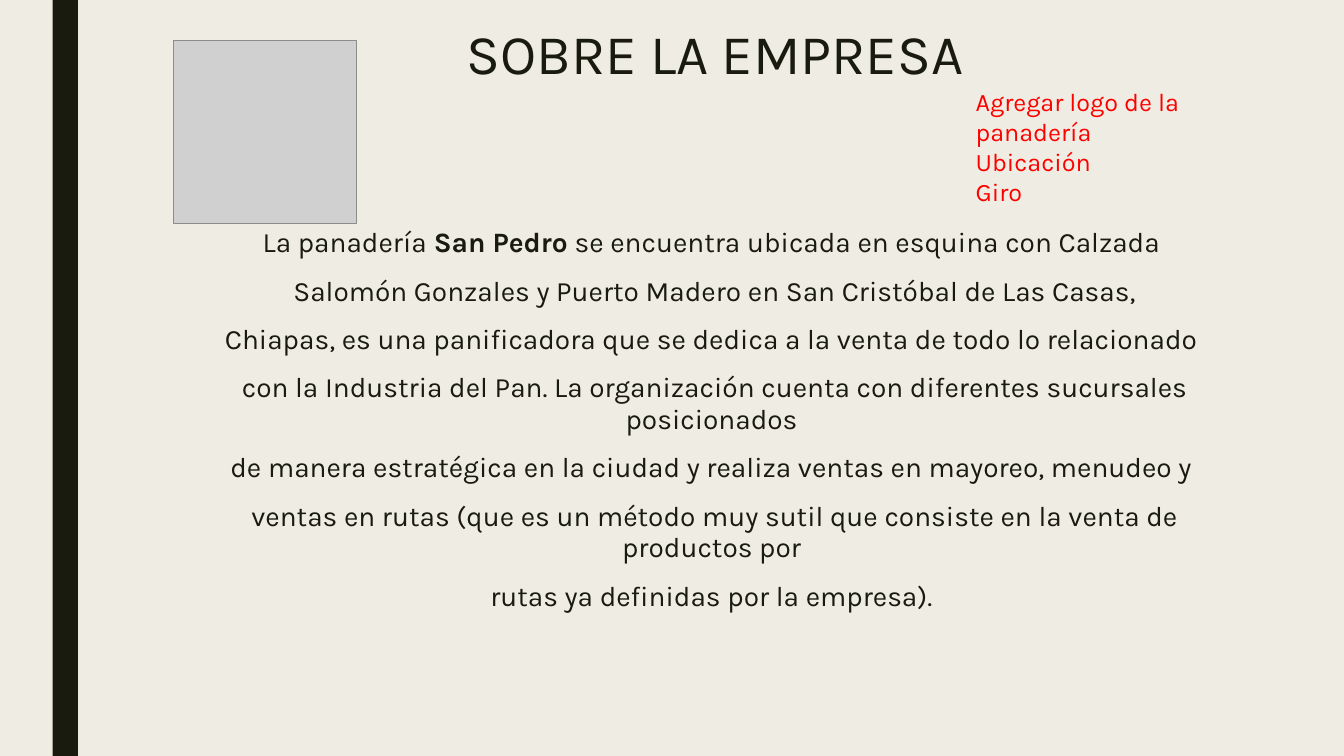
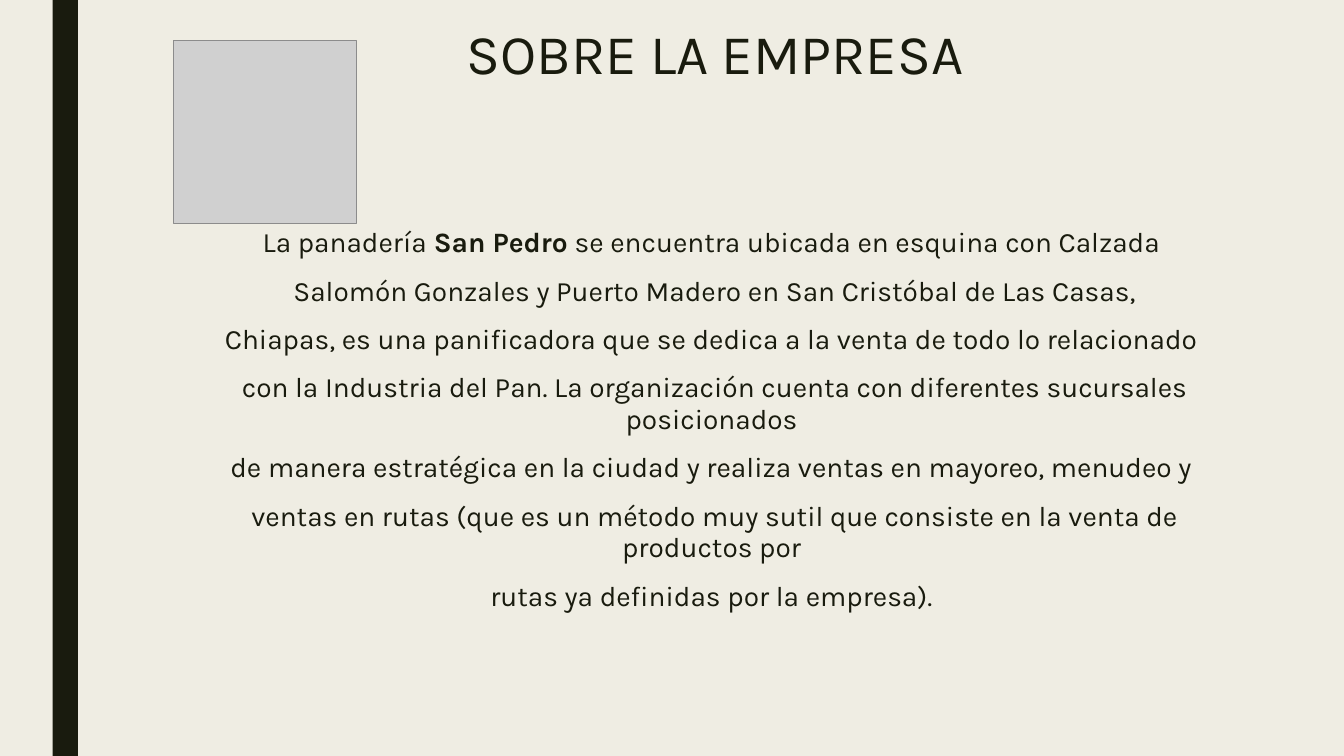
Before and after one commit to SM-ROOT/SM-ROOT, a slide deck: slide 3 of 9°A/Integradora/diapositiva/SM-ROOT_APPMO-SP.pptx. Drawn at 1344x756 pixels with LibreOffice and Linux fonts; fonts in the diff are those of the drawing; grey boxes stand for pictures. Boxes give left, top, right and bottom in pixels: in the first picture for what was removed or moved away, otherwise in the second. Text is boxed around its words. In the diff, an @@ line names an element or a change of style, - is before the commit and + after.

```diff
--- a/9°A/Integradora/diapositiva/SM-ROOT_APPMO-SP.pptx
+++ b/9°A/Integradora/diapositiva/SM-ROOT_APPMO-SP.pptx
@@ text removed at [976, 93, 1179, 202] @@
-Agregar logo de la panadería
-Ubicación
-Giro
```
Also in this commit, not shown: 1 other slide changed, 1 slide added, 1 slide removed, 18 other files.
